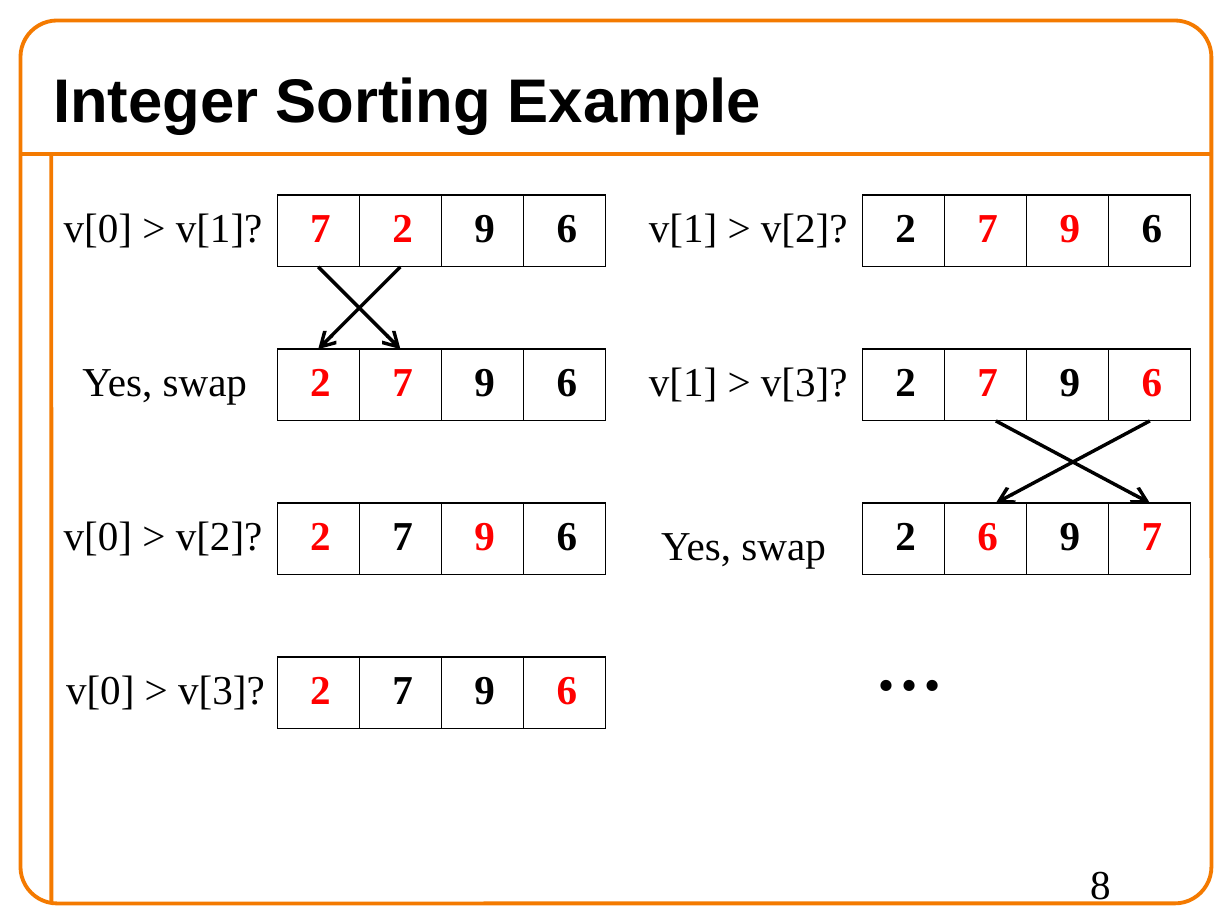
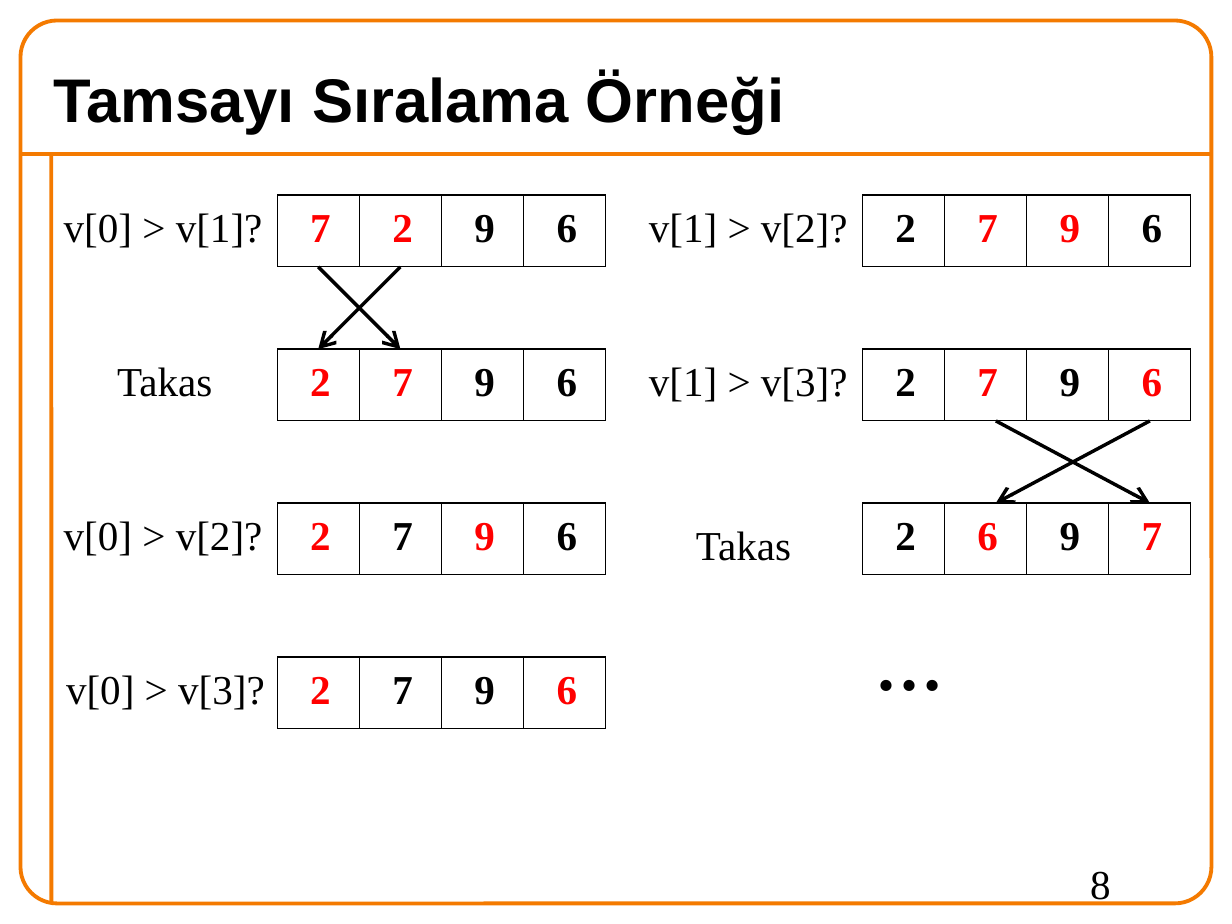
Before and after one commit to 19ceng/ceng201pro, a slide deck: slide 8 of 08funPointADT.odp. Drawn at 1232x924 pixels with LibreOffice and Linux fonts; fonts in the diff are those of the drawing; background and template pictures are left out. Boxes give left, top, right and bottom in pixels: in the first picture for what was removed or moved away, otherwise in the second. Text is boxed around its words. In the diff, an @@ line names an element or a change of style, - is before the commit and + after.

```diff
--- a/08funPointADT.odp
+++ b/08funPointADT.odp
@@ title at (x1=53, y1=72, x2=784, y2=133): text changed @@
-Integer Sorting Example
+Tamsayı Sıralama Örneği
@@ text removed at (x1=82, y1=369, x2=247, y2=404) @@
-Yes, swap
@@ text added at (x1=117, y1=367, x2=212, y2=397), 24 pt, text #000000 @@
+Takas
@@ text removed at (x1=661, y1=533, x2=825, y2=568) @@
-Yes, swap
@@ text added at (x1=696, y1=531, x2=791, y2=561), 24 pt, text #000000 @@
+Takas
```
Also in this commit, not shown: 16 other slides changed, 9 slides added, 9 slides removed.
